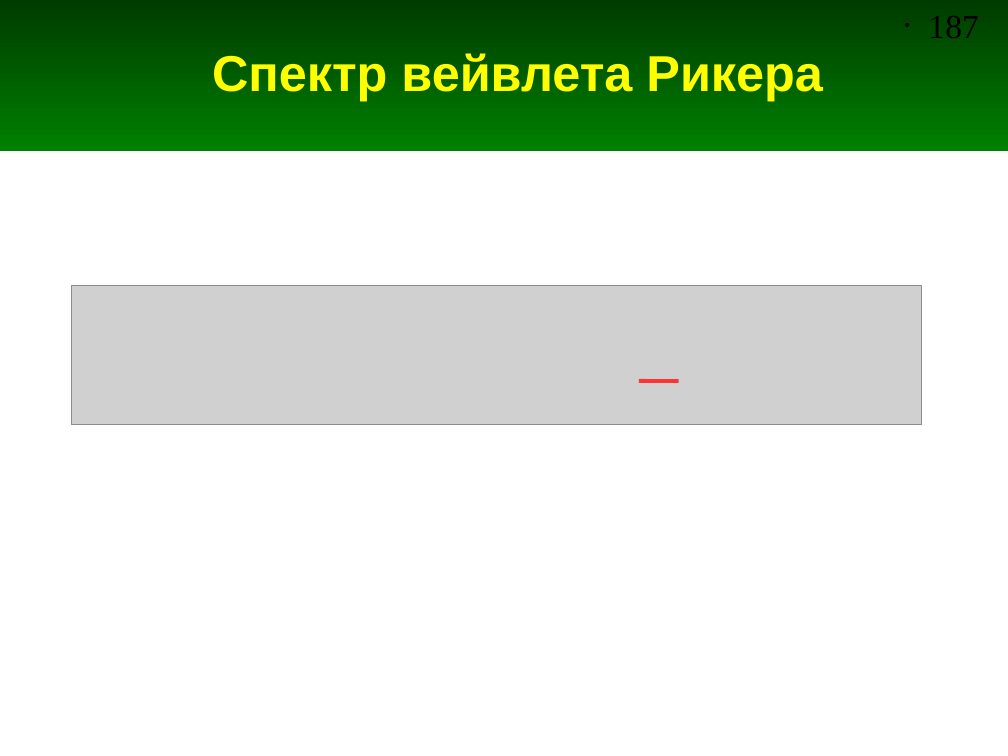
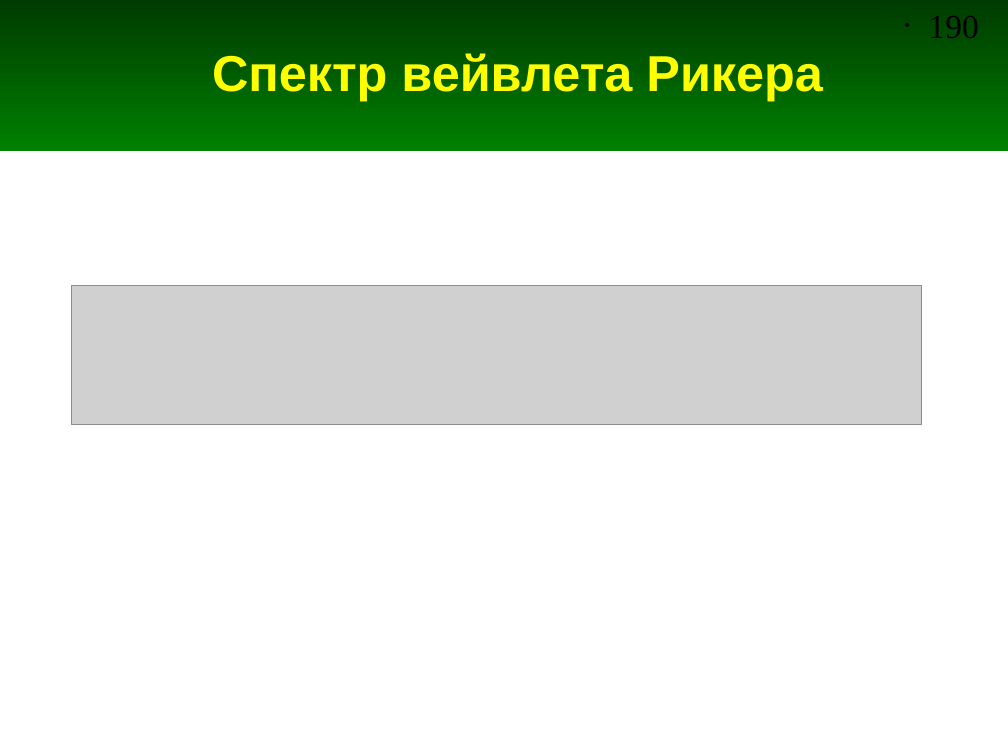
Before and after one commit to andris0147sv/modelling, a slide deck: slide 190 of presentations/2. FDTD.odp (slide 187 before the commit). Drawn at 1008x756 pixels with LibreOffice and Linux fonts; fonts in the diff are those of the drawing; grey boxes stand for pictures. Boxes give left, top, right and bottom in pixels: in the first picture for what was removed or moved away, otherwise in the second. Text is boxed around its words. In the diff, an @@ line names an element or a change of style, - is before the commit and + after.

```diff
--- a/presentations/2. FDTD.odp
+++ b/presentations/2. FDTD.odp
@@ page number at [928, 16, 978, 38]: text changed @@
-• 187
+• 190
@@ line removed from (639, 381) to (678, 381) @@
```
Also in this commit, not shown: 8 other slides changed, 4 slides added, 3 slides removed, 8 other files.
